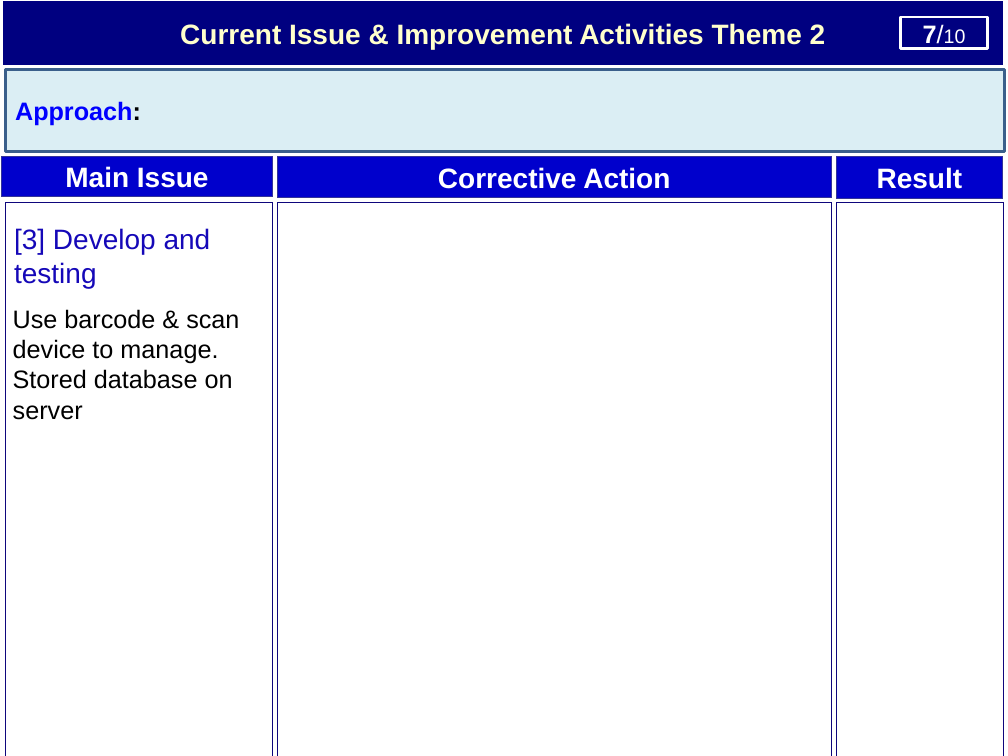
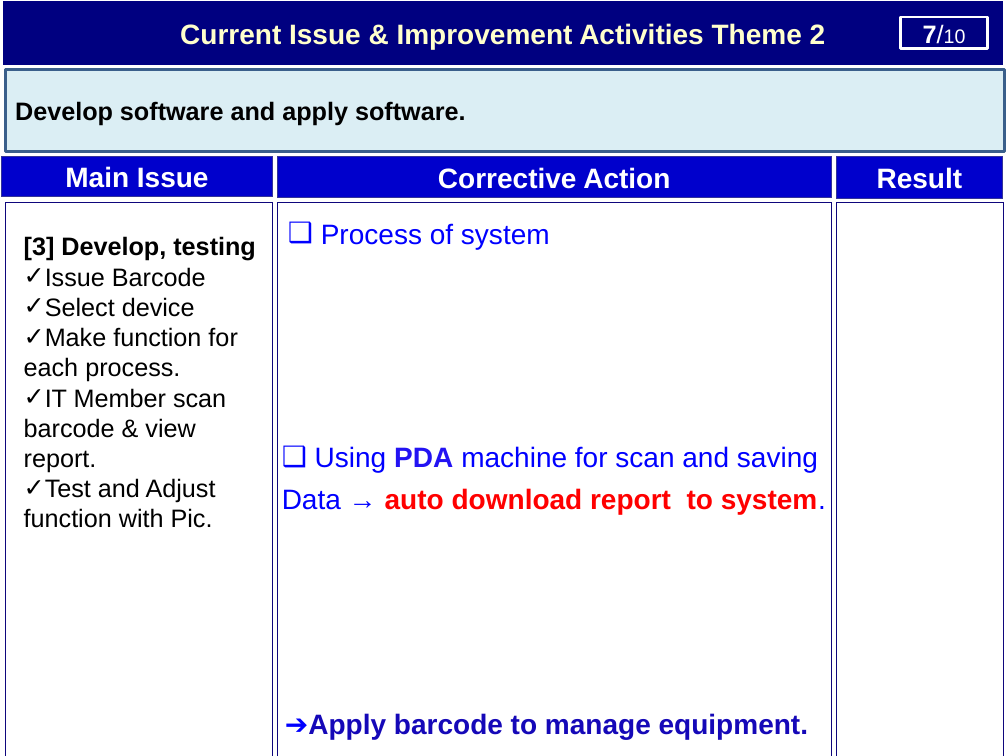
Before and after one commit to thietbicongnghevietnam/ReportPSNV, a slide deck: slide 8 of Report_test.pptx. Drawn at 1008x756 pixels with LibreOffice and Linux fonts; fonts in the diff are those of the drawing. Boxes give left, top, right and bottom in pixels: in the first picture for what was removed or moved away, otherwise in the second. Text is boxed around its words. In the diff, an @@ line names an element or a change of style, - is before the commit and + after.

```diff
--- a/Report_test.pptx
+++ b/Report_test.pptx
@@ text in rectangle at (x1=15, y1=101, x2=466, y2=126): text changed; text colour #0000FF to #000000 @@
-Approach:
+Develop software and apply software.
@@ text removed at (x1=14, y1=228, x2=211, y2=288) @@
-[3] Develop and testing
@@ text added at (x1=24, y1=236, x2=256, y2=528), 18 pt, text #000000 @@
+[3] Develop, testing
+✓ Issue Barcode
+✓ Select device
+✓ Make function for each process.
+✓ IT Member scan barcode & view report.
+✓ Test and Adjust function with Pic.
@@ text added at (x1=321, y1=223, x2=550, y2=249), 20 pt, text #0000FF @@
+❑ Process of system
@@ text removed at (x1=13, y1=309, x2=239, y2=420) @@
-Use barcode & scan device to manage.
-Stored database on server
@@ text added at (x1=282, y1=446, x2=826, y2=515), 20 pt, text #0000FF @@
+❑ Using PDA machine for scan and saving
+Data → auto download report to system.
@@ text added at (x1=285, y1=713, x2=808, y2=740), 20 pt, text #1508B8, bold @@
+➔Apply barcode to manage equipment.
```
Also in this commit, not shown: 3 other slides changed, 1 slide added.
